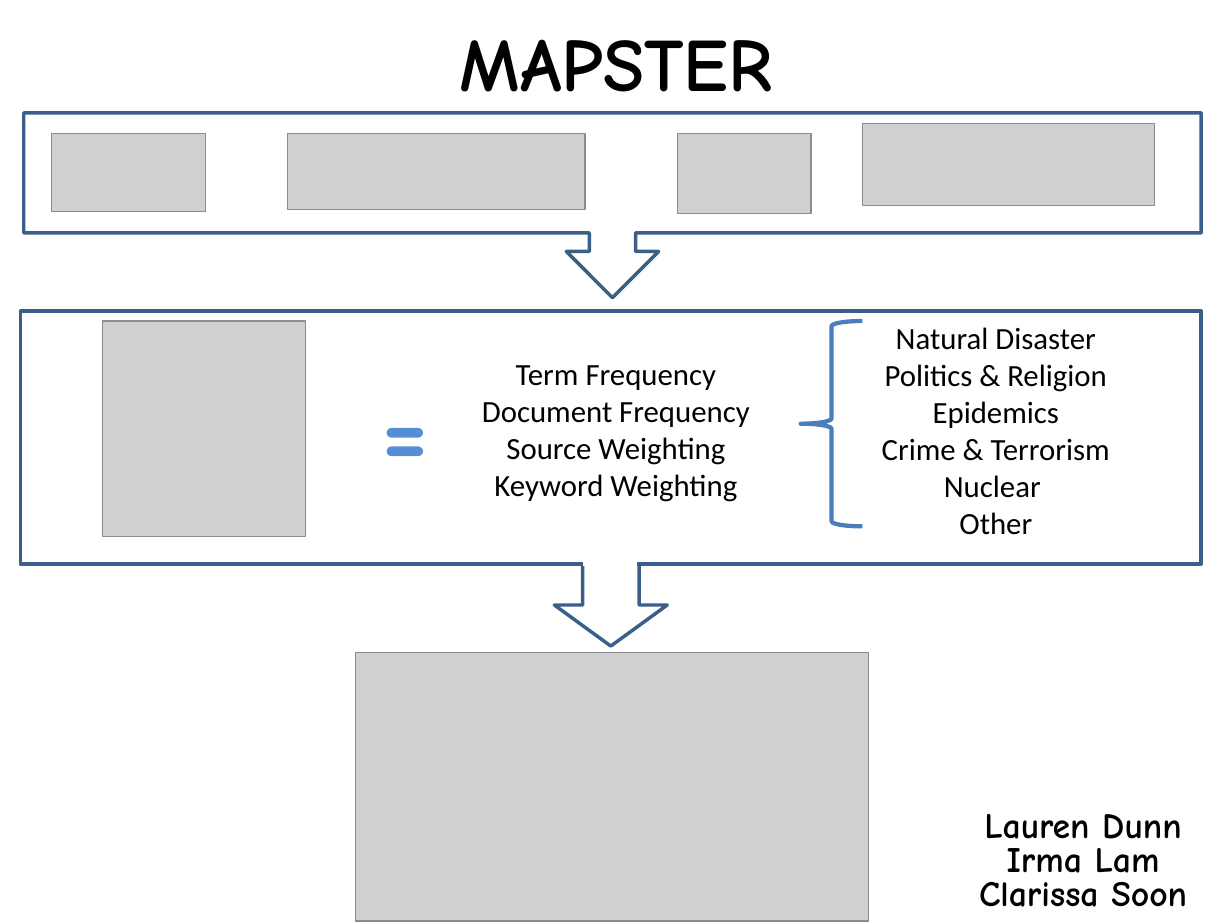
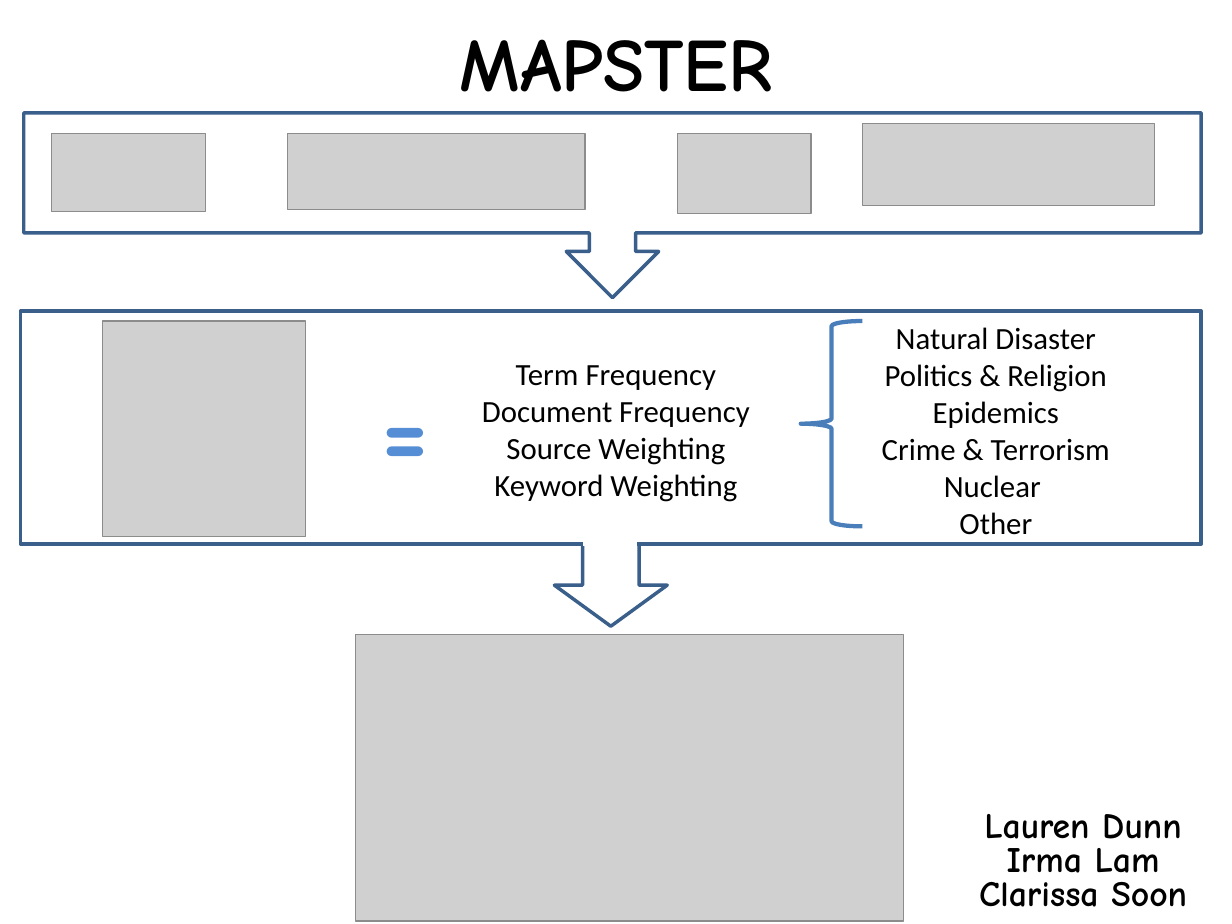
Before and after one commit to ilh19/mapster, a slide deck: slide 2 of trunk/submission/MapsterSlides.pptx. Drawn at 1232x924 pixels with LibreOffice and Linux fonts; fonts in the diff are those of the drawing; grey boxes stand for pictures; background and template pictures are left out. Boxes give left, top, right and bottom in pixels: in the first picture for what was removed or moved away, otherwise in the second. Text is boxed around its words. In the diff, an @@ line names an element or a change of style, - is before the commit and + after.

Commit message:
Moved map

```diff
--- a/trunk/submission/MapsterSlides.pptx
+++ b/trunk/submission/MapsterSlides.pptx
@@ rectangle: place and size @@
-rectangle at bbox=[21, 310, 1201, 563]
+rectangle at bbox=[21, 310, 1201, 543]
@@ down arrow: place and size @@
-down arrow at bbox=[554, 564, 668, 647]
+down arrow at bbox=[554, 545, 668, 627]
@@ line moved from (584, 564) - (637, 564) to (584, 545) - (637, 545) @@
@@ picture: place and size @@
-picture at bbox=[356, 653, 870, 922]
+picture at bbox=[356, 634, 904, 922]
```
